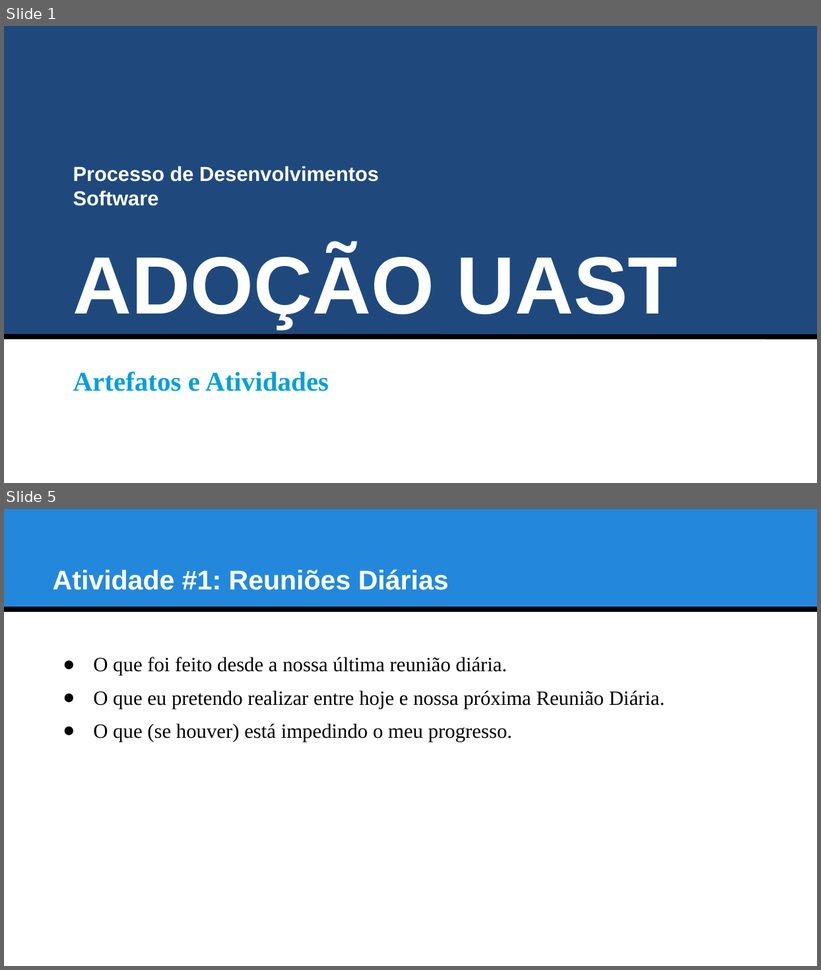
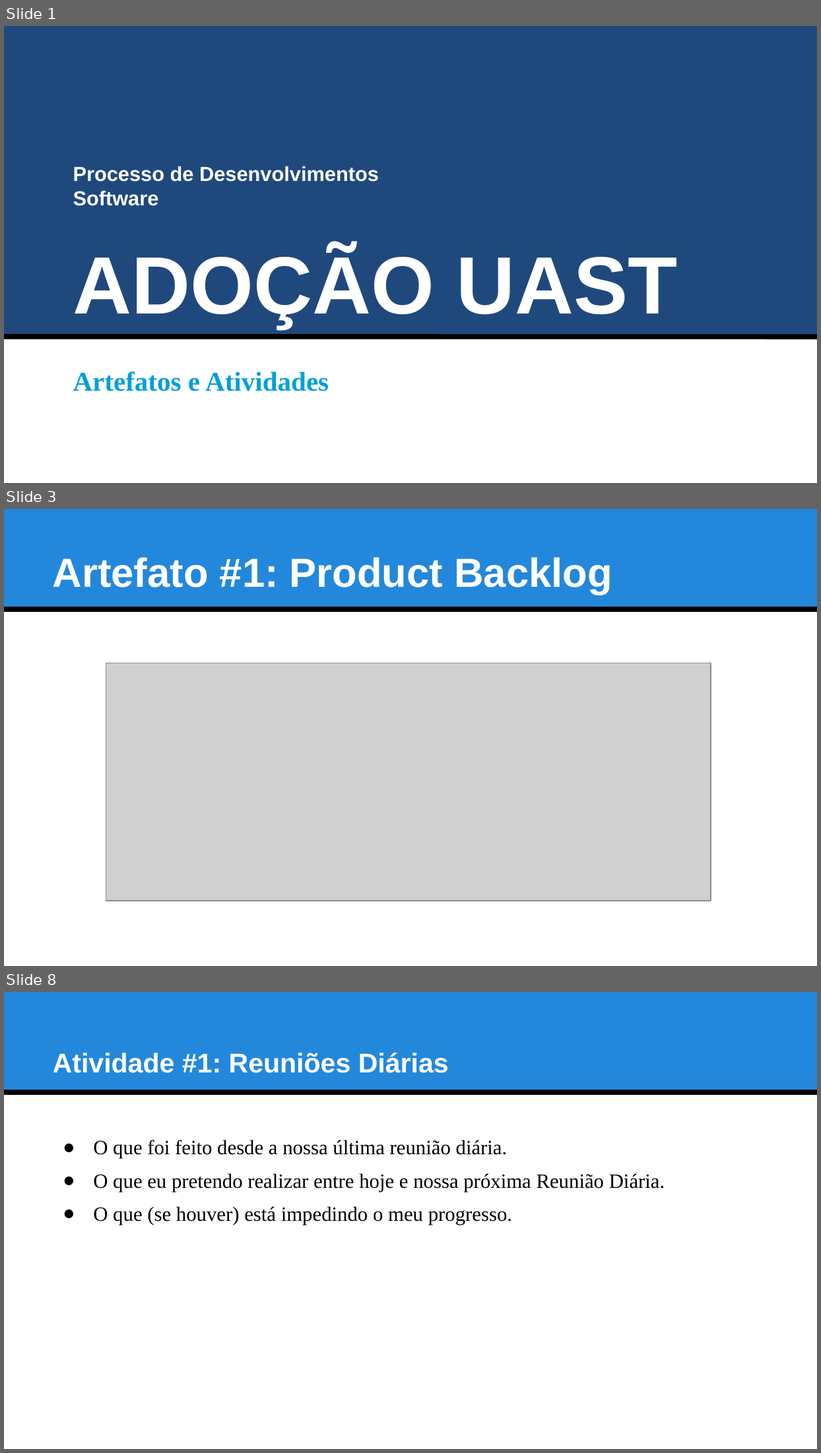
Before and after one commit to ufrpe-uast/adocao, a slide deck: Sprint-4/Artefatos_Sprint4.pptx. Shown one above the other, each under a label of ours: slides 1 and 5 before the commit, slides 1, 3 and 8 after it; the slides between them are not shown. The pictures are 821x970 and 821x1453 pixels, drawn with LibreOffice and Linux fonts; fonts in the diff are those of the drawing; grey boxes stand for pictures. Boxes give left, top, right and bottom in pixels: in the first picture for what was removed or moved away, otherwise in the second. Text is boxed around its words. In the diff, an @@ line names an element or a change of style, - is before the commit and + after.

```diff
--- a/Sprint-4/Artefatos_Sprint4.pptx
+++ b/Sprint-4/Artefatos_Sprint4.pptx
@@ slide 3 added at bbox=[4, 509, 817, 966], background #FFFFFF; not listed: 2 template elements that a slide beside it also shows @@
@@ text added at bbox=[53, 557, 612, 595], 36 pt, text #FFFFFF, bold @@
+Artefato #1: Product Backlog
@@ picture added at bbox=[106, 663, 712, 902] @@
@@ what was slide 5 is now slide 8 @@
```
Also in this commit, not shown: 4 slides changed, 2 other slides added, 7 other files.
